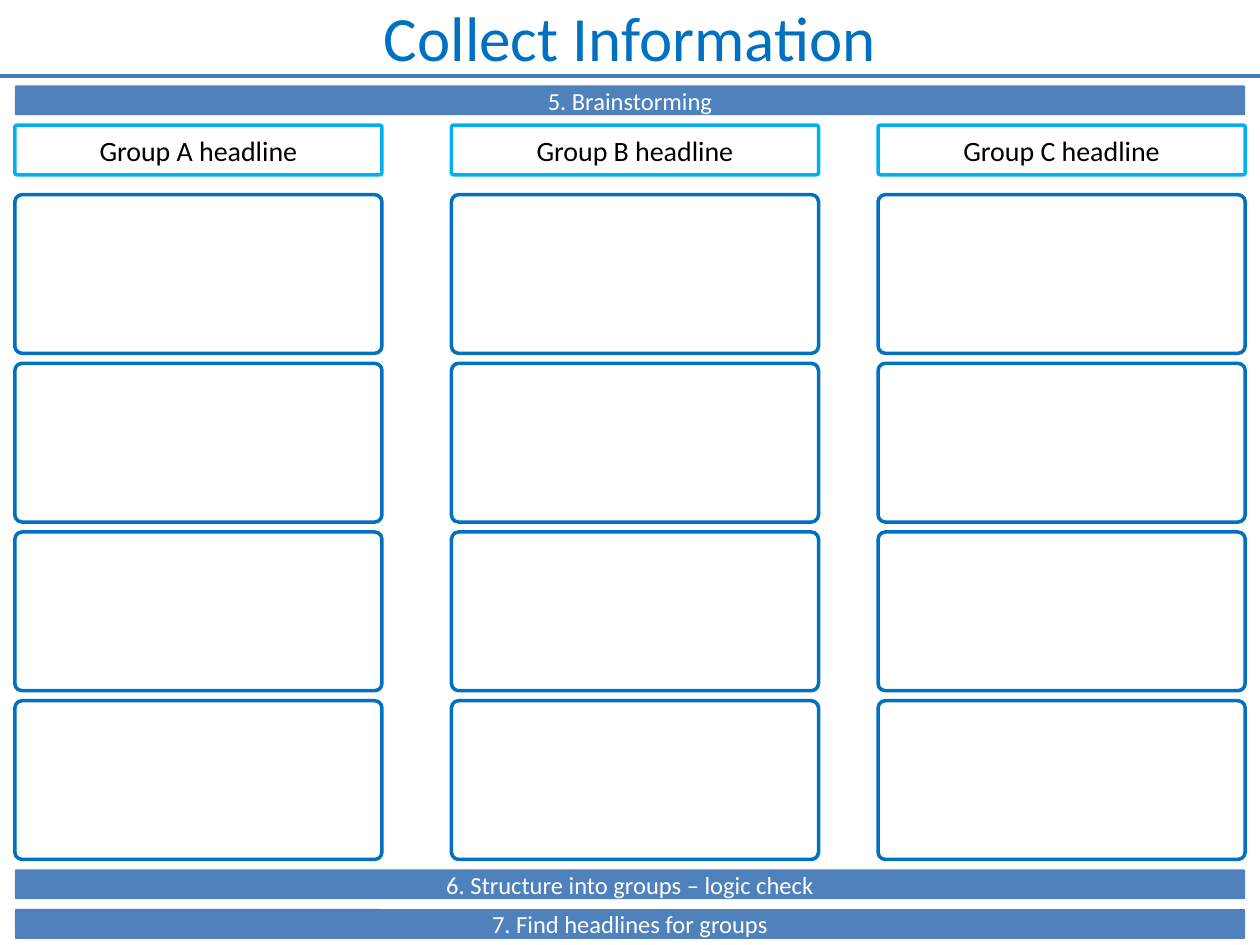
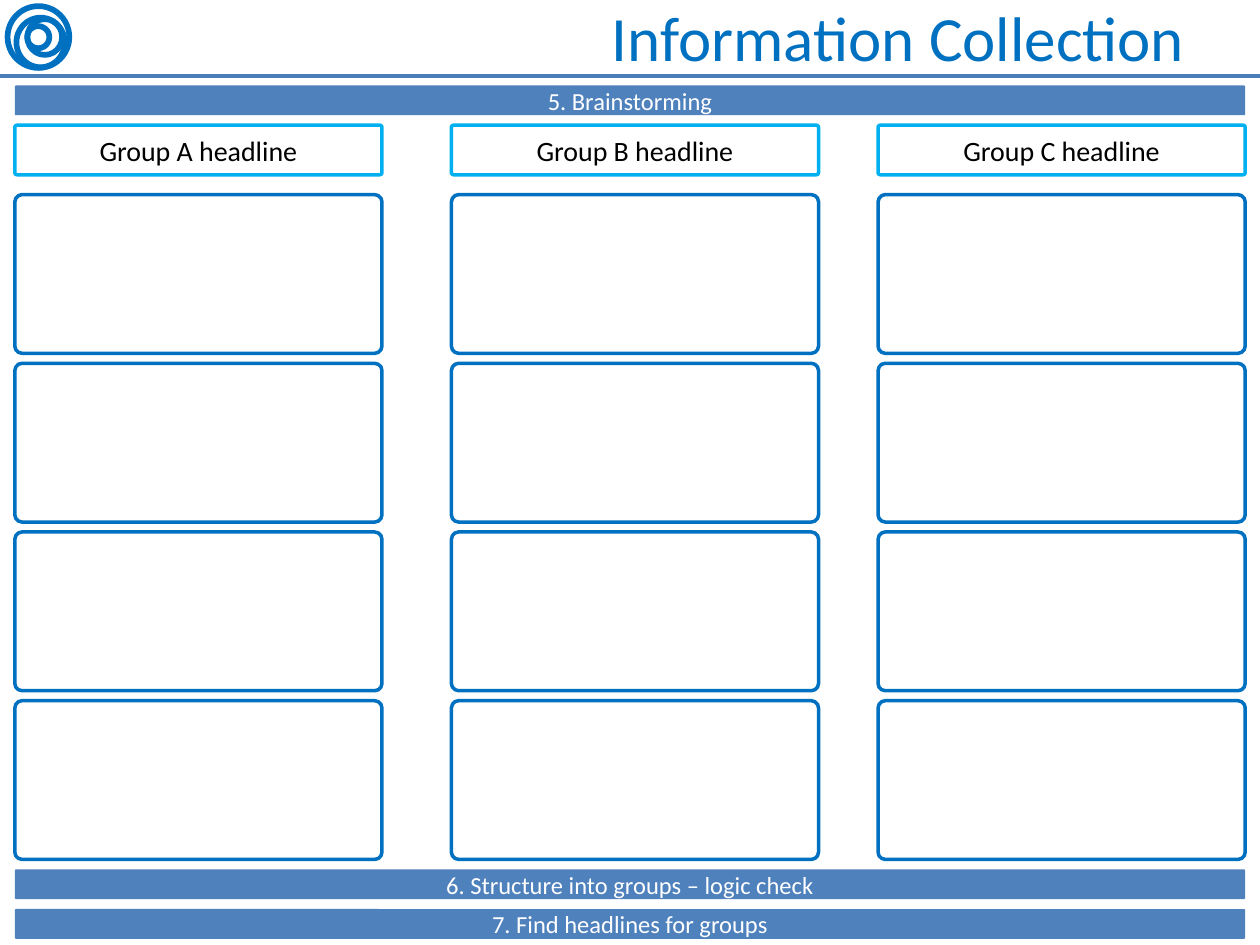
Before and after one commit to OleksiyRudenko/_under-development, a slide deck: slide 11 of soft-skills--Presentation/Presentation about Presentation.pptx (slide 10 before the commit). Drawn at 1260x945 pixels with LibreOffice and Linux fonts; fonts in the diff are those of the drawing. Boxes give left, top, right and bottom in pixels: in the first picture for what was removed or moved away, otherwise in the second. Text is boxed around its words. In the diff, an @@ line names an element or a change of style, - is before the commit and + after.

```diff
--- a/soft-skills--Presentation/Presentation about Presentation.pptx
+++ b/soft-skills--Presentation/Presentation about Presentation.pptx
@@ group added at <box>8,6,69,68</box>: 4 ellipses @@
@@ title at <box>612,17,1184,76</box>: text changed @@
-Collect Information
+Information Collection
```
Also in this commit, not shown: 10 other slides changed, 7 slides added, 1 other file.
